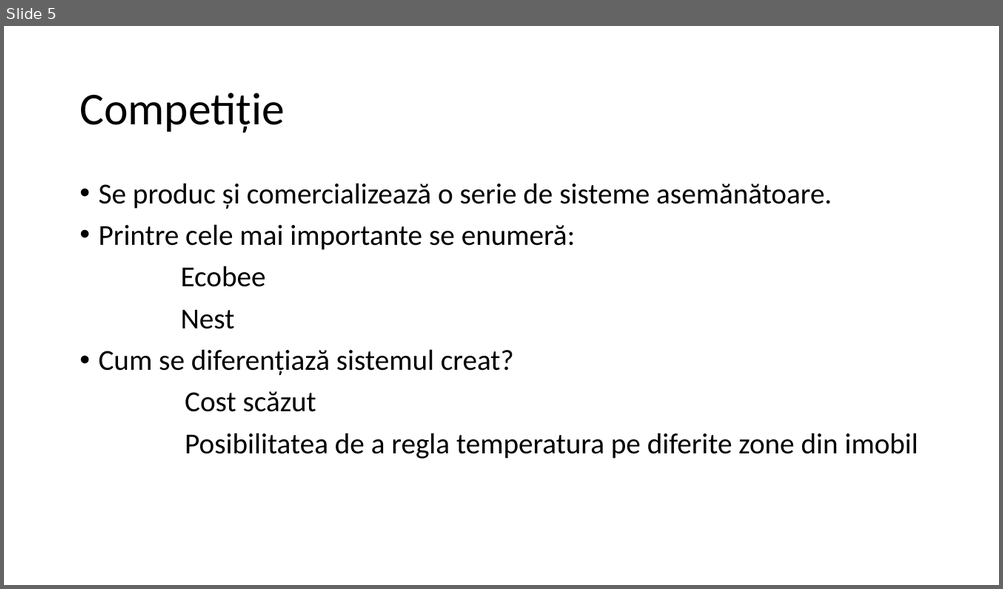
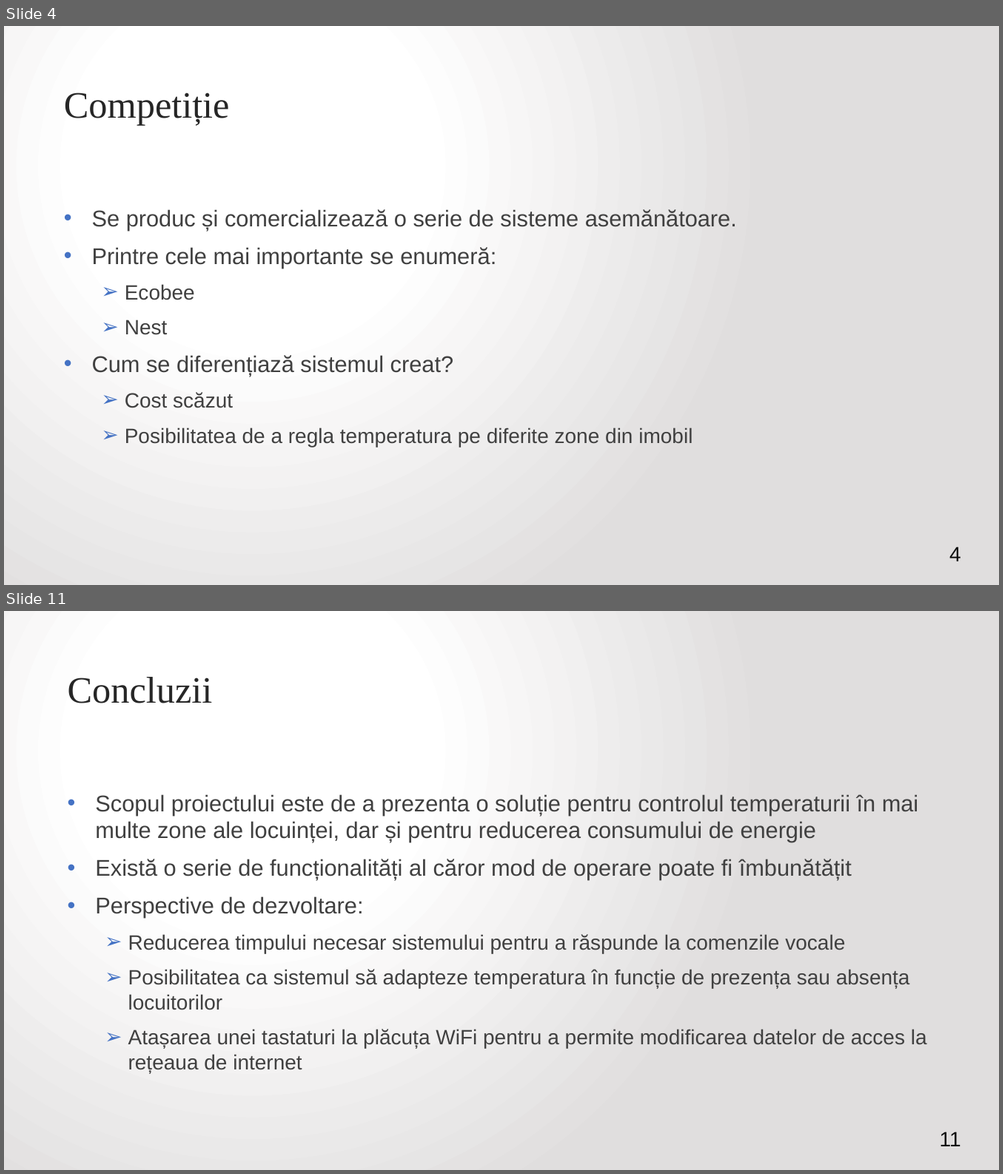
Before and after one commit to VitomirDragan/TemperatureManagement-IOT-, a slide deck: Prezentare/Termostat inteligent controlat printr-o aplicație web.pptx. Shown one above the other, each under a label of ours: slide 5 before the commit, slides 4 and 11 after it; the slides between them are not shown. The pictures are 1003x589 and 1003x1174 pixels, drawn with LibreOffice and Linux fonts; fonts in the diff are those of the drawing. Boxes give left, top, right and bottom in pixels: in the first picture for what was removed or moved away, otherwise in the second. Text is boxed around its words. In the diff, an @@ line names an element or a change of style, - is before the commit and + after.

Commit message:
Prezentare

```diff
--- a/Prezentare/Termostat inteligent controlat printr-o aplicație web.pptx
+++ b/Prezentare/Termostat inteligent controlat printr-o aplicație web.pptx
@@ slide 11 added at (4, 611, 999, 1170), background gradient #FFFFFF to #E1DFDF @@
@@ title added at (68, 677, 213, 703), 36 pt, text #262626 @@
+Concluzii
@@ text added at (95, 795, 927, 1073), 20 pt, text #404040 @@
+• Scopul proiectului este de a prezenta o soluție pentru controlul temperaturii în mai multe zone ale locuinței, dar și pentru reducerea consumului de energie
+• Există o serie de funcționalități al căror mod de operare poate fi îmbunătățit
+• Perspective de dezvoltare:
+  ➢ Reducerea timpului necesar sistemului pentru a răspunde la comenzile vocale
+  ➢ Posibilitatea ca sistemul să adapteze temperatura în funcție de prezența sau absența locuitorilor
+  ➢ Atașarea unei tastaturi la plăcuța WiFi pentru a permite modificarea datelor de acces la rețeaua de internet
@@ page number added at (939, 1132, 961, 1147), 20 pt, text #0D0D0D @@
+11
@@ what was slide 5 is now slide 4 @@
@@ slide 4 changed as well @@
@@ background #FFFFFF to gradient #FFFFFF to #E1DFDF @@
@@ title "Competiție": place and size @@
-title "Competiție" at (79, 93, 284, 133)
+title "Competiție" at (64, 93, 230, 125)
@@ title "Competiție" at (64, 93, 230, 125): size 44 to 36 pt, font Calibri to Times New Roman, text colour #000000 to #262626; line spacing 0.9 to 1; vertical alignment middle to top @@
@@ text "Se produc și comercializează o ...": place and size @@
-text "Se produc și comercializează o ..." at (99, 183, 918, 459)
+text "Se produc și comercializează o ..." at (92, 210, 737, 447)
@@ text "Se produc și comercializează o ..." at (92, 210, 737, 447): size 28 to 22 pt in "Se produc și comercializează o serie de ...", "Printre cele mai importante se enumeră:", "Cum se diferențiază sistemul creat?"; font Calibri to Arial, text colour #000000 to #404040; size 28 to 20 pt in "Ecobee", "Nest", "Cost scăzut", "Posibilitatea de a regla temperatura pe diferite ..."; alignment left to justified; indent changed; line spacing 0.9 to 1; bullet none to ➢; list level 1 to 2 in "Ecobee"; list level 1 to 2 in "Nest"; list level 1 to 2 in "Cost scăzut"; list level 1 to 2 in "Posibilitatea de a regla temperatura ..." @@
@@ page number added at (949, 547, 961, 562), 20 pt, text #0D0D0D @@
+4
```
Also in this commit, not shown: 3 other slides changed, 7 other slides added, 3 slides removed, 8 other files.
